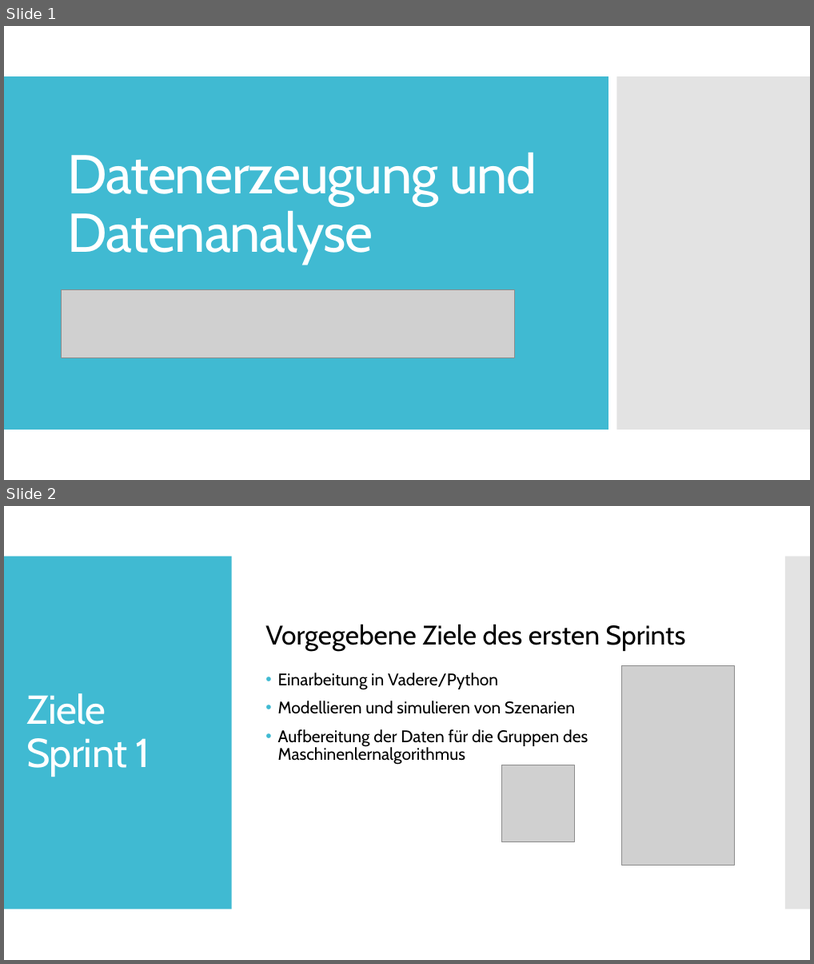
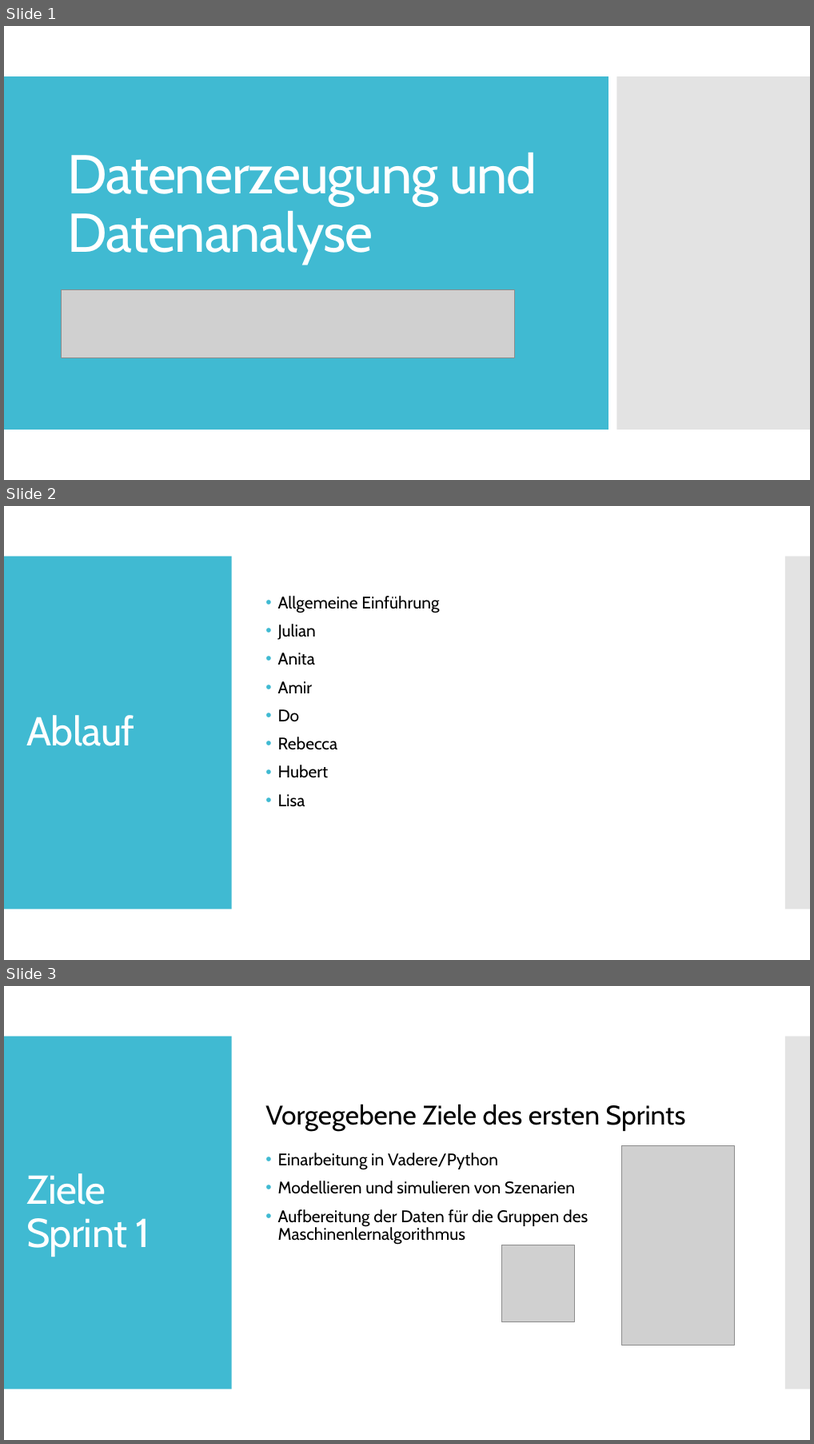
Before and after one commit to Datagroup-ModSim/ModSim17-data-generation-filters, a slide deck: presentations/Datenerzeugung und Datenanalyse_Sprint1_formatiert.pptx. Shown one above the other, each under a label of ours: slides 1 and 2 before the commit, slides 1, 2 and 3 after it. The pictures are 814x964 and 814x1444 pixels, drawn with LibreOffice and Linux fonts; fonts in the diff are those of the drawing; grey boxes stand for pictures. Boxes give left, top, right and bottom in pixels: in the first picture for what was removed or moved away, otherwise in the second. Text is boxed around its words. In the diff, an @@ line names an element or a change of style, - is before the commit and + after.

```diff
--- a/presentations/Datenerzeugung und Datenanalyse_Sprint1_formatiert.pptx
+++ b/presentations/Datenerzeugung und Datenanalyse_Sprint1_formatiert.pptx
@@ slide 2 added at (x1=4, y1=506, x2=810, y2=960), background #FFFFFF; not listed: 2 template elements that a slide beside it also shows @@
@@ text added at (x1=278, y1=596, x2=439, y2=807), 20 pt, text #000000 @@
+• Allgemeine Einführung
+• Julian
+• Anita
+• Amir
+• Do
+• Rebecca
+• Hubert
+• Lisa
@@ title added at (x1=26, y1=715, x2=134, y2=746), 48 pt, text #FFFFFF @@
+Ablauf
@@ what was slide 2 is now slide 3 @@
```
Also in this commit, not shown: 2 slides changed.
